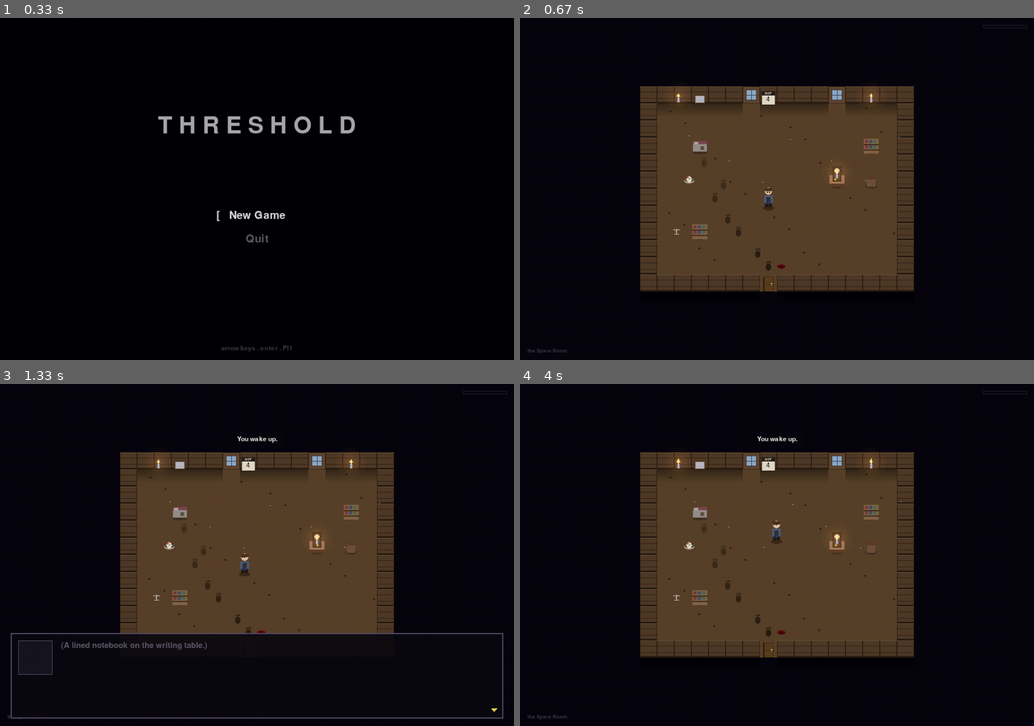
Above: before the commit, frames 1-4 (two rows, left to right).
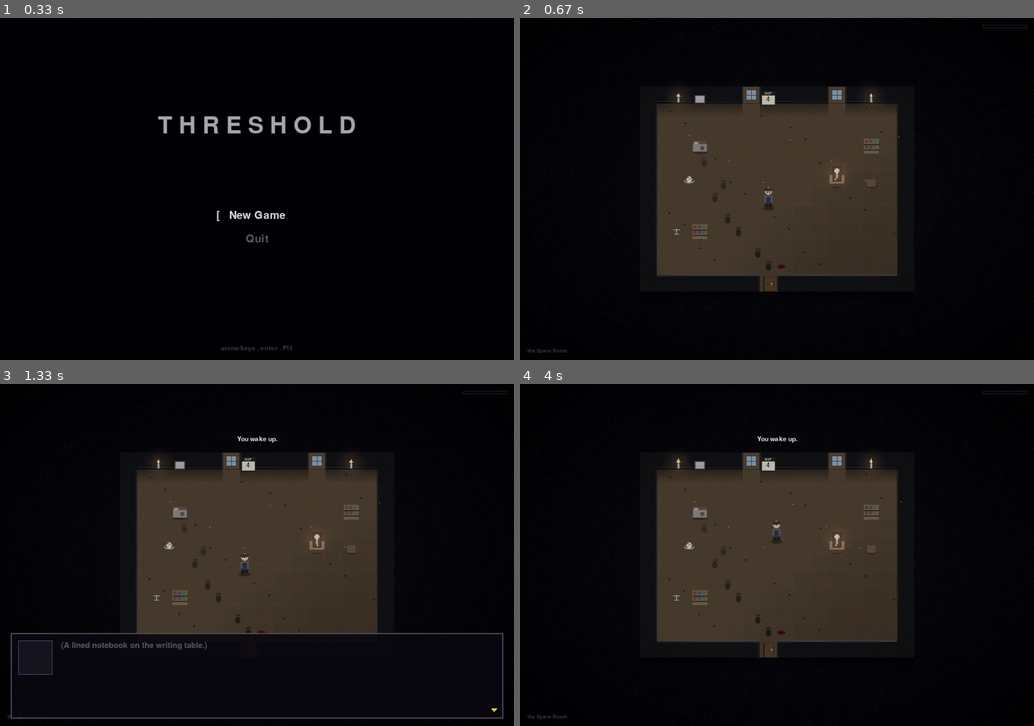
Above: after the commit, the same moments.

Repository: AV-ASU/Threshold
Game: pygame game, started from main.py
The game is run twice, just before and just after one commit, with the same random seed, the same clock (stepped at 60 frames per second) and the same inputs.
Inputs:
- Up to frame 1 (0.33 s): no input
- Up to frame 2 (0.67 s): tap Enter at 0.33 s
- Up to frame 3 (1.33 s): type "ann" at 0.67 s; tap Enter at 1 s; tap Space at 1.22 s
- Up to frame 4 (4 s): type "a" at 1.55 s; tap Enter at 1.68, 2.23 s; type "r" at 2.1 s; hold Up 2.65-3.12 s; hold Right 3.2-3.67 s; tap E at 3.35 s; hold Left from 3.7 s (still down)

Frame 1 is identical in both runs. In frame 2, 11% of the frame differs, in the area x 23-77%, y 20-81%; in frame 3, 8.0%; in frame 4, 11%.

Commit message:
Break the grid: continuous wall mass + whole-frame film grade
Kills the RimWorld/arcade tile-grid look. Walls (#W%&) now render as one
continuous near-black mass via _draw_wall_mass -- no per-tile borders or
grout, lit edges only on faces touching open floor -- so wall runs read
as a single battered surface instead of grey blocks. Terrain rendering
is factored into a shared draw_scene_terrain (Scene.draw + the offline
renderer). Adds apply_grade: a whole-frame pass (partial desaturation,
cool tint, radial vignette, animated film grain) wired into the game's
draw_world before the HUD, fusing the frame into one grimy film image.
Floors get a low-frequency macro-shadow layer and cornstalks are
jittered off the grid so neither reads as identical cells. Smoke passes.

https://claude.ai/code/session_01GnCXFzCMyWzZvE9Lo4WQ4P

Diff:
--- a/scenes/base.py
+++ b/scenes/base.py
@@ -71,6 +71,17 @@
     "tree", "cornstalk", "rock", "bed", "table", "chair",
     "shelf", "stove", "crate", "debris",
 ))
+
+_DARK_TILES = {}
+
+
+def _dark_tile(alpha):
+    s = _DARK_TILES.get(alpha)
+    if s is None:
+        s = pygame.Surface((TILE, TILE), pygame.SRCALPHA)
+        s.fill((0, 0, 0, alpha))
+        _DARK_TILES[alpha] = s
+    return s
 
 
 FLOOR_DEFS = {
@@ -265,17 +276,21 @@
         pygame.draw.circle(surf, (40, 80, 46), (rx + 12, ry + 12), 6)
         pygame.draw.circle(surf, (40, 80, 46), (rx + 20, ry + 14), 5)
     elif kind == "cornstalk":
+        # Per-tile jitter so rows never line up into a clean grid, and
+        # muddier stalk colors to sit in the desaturated palette.
+        rx += ((rx * 13 + ry * 7) % 7) - 3
+        ry += ((rx * 5 + ry * 11) % 5) - 2
         t = pygame.time.get_ticks() / 600.0
         sway = int(math.sin(t + (rx + ry) * 0.07) * 1.5)
         for cx in (8, 16, 24):
-            pygame.draw.line(surf, (96, 110, 50),
+            pygame.draw.line(surf, (78, 86, 46),
                              (rx + cx, ry + 30),
                              (rx + cx + sway, ry + 2), 2)
         for cx, cy in ((6, 6), (12, 10), (22, 6), (26, 12),
                        (10, 18), (20, 20)):
-            pygame.draw.ellipse(surf, (130, 150, 60),
+            pygame.draw.ellipse(surf, (96, 104, 54),
                                 (rx + cx + sway, ry + cy, 8, 4))
-        pygame.draw.ellipse(surf, (180, 160, 70),
+        pygame.draw.ellipse(surf, (150, 134, 68),
                             (rx + 14 + sway, ry + 4, 4, 7))
     elif kind == "rock":
         pygame.draw.circle(surf, (100, 100, 110), (rx + 16, ry + 18), 12)
@@ -617,6 +632,14 @@
             pygame.draw.rect(surf, (66, 44, 28),
                              (rx + (seed * 3 % 22) + 4,
                               ry + (seed * 7 % 22) + 4, 4, 3))
+    # Macro shadow blotches: a low-frequency, world-anchored darkening
+    # that rolls across many tiles at once, so the floor stops reading
+    # as a grid of identical cells. Two cheap sine layers, darken-only.
+    shade = (math.sin(tx * 0.23 + ty * 0.15)
+             + 0.6 * math.sin(tx * 0.09 - ty * 0.19))
+    a = int(max(0.0, -shade) * 30)
+    if a:
+        surf.blit(_dark_tile(min(58, a)), (rx, ry))
 
 
 def is_floor_solid(ch):
@@ -684,6 +707,152 @@
     if label:
         return label
     return scene.key.replace("_", " ").title()
+
+
+# ---- Continuous wall mass (break the tile grid) ----
+# Wall tiles are rendered as one near-black form with lit edges only on
+# faces that touch open floor -- no per-tile borders or grout, so a run
+# of wall stops reading as a row of grey blocks (the RimWorld tell).
+_WALL_CHARS = frozenset("#W%&")
+_WALL_BASE = (19, 18, 23)
+_WALL_FACE = (50, 48, 56)
+_WALL_TOP = (74, 72, 82)
+_WALL_FOOT = (8, 7, 11)
+
+
+def _is_wall(scene, tx, ty):
+    if 0 <= ty < scene.h and 0 <= tx < scene.w:
+        return scene.objects[ty][tx] in _WALL_CHARS
+    return True   # off-map reads as wall so the mass closes at edges
+
+
+def _draw_wall_mass(surf, scene, cam_x, cam_y, x0, y0, x1, y1):
+    for ty in range(y0, y1):
+        for tx in range(x0, x1):
+            if scene.objects[ty][tx] not in _WALL_CHARS:
+                continue
+            rx = tx * TILE - cam_x
+            ry = ty * TILE - cam_y
+            pygame.draw.rect(surf, _WALL_BASE, (rx, ry, TILE, TILE))
+            hsh = (tx * 73856093) ^ (ty * 19349663)
+            if hsh % 5 == 0:                       # pitting / grime
+                pygame.draw.rect(surf, (11, 10, 14),
+                                 (rx + (hsh % (TILE - 6)) + 3,
+                                  ry + ((hsh // 7) % (TILE - 6)) + 3, 3, 2))
+            elif hsh % 9 == 0:                      # hairline crack
+                cx = rx + (hsh % (TILE - 4)) + 2
+                cy = ry + ((hsh // 5) % (TILE - 8)) + 2
+                pygame.draw.line(surf, (30, 28, 35), (cx, cy), (cx, cy + 5), 1)
+            j = (hsh >> 3) & 1     # 1px edge jitter -> hand-drawn wobble
+            if not _is_wall(scene, tx, ty - 1):     # room above: lit cap
+                pygame.draw.rect(surf, _WALL_TOP, (rx, ry, TILE, 2))
+                pygame.draw.line(surf, _WALL_FACE, (rx, ry + 2 + j),
+                                 (rx + TILE, ry + 2 + j), 1)
+            if not _is_wall(scene, tx, ty + 1):     # room below: foot shadow
+                pygame.draw.rect(surf, _WALL_FOOT, (rx, ry + TILE - 2, TILE, 2))
+                pygame.draw.line(surf, _WALL_FACE, (rx, ry + TILE - 3 - j),
+                                 (rx + TILE, ry + TILE - 3 - j), 1)
+            if not _is_wall(scene, tx - 1, ty):
+                pygame.draw.line(surf, _WALL_FACE, (rx + j, ry),
+                                 (rx + j, ry + TILE), 1)
+            if not _is_wall(scene, tx + 1, ty):
+                pygame.draw.line(surf, _WALL_FACE, (rx + TILE - 1 - j, ry),
+                                 (rx + TILE - 1 - j, ry + TILE), 1)
+
+
+def draw_scene_terrain(surf, scene, cam_x, cam_y, x0, y0, x1, y1):
+    """Floor -> wall-cast shadows -> continuous wall mass -> non-wall
+    objects, for a tile window. Shared by Scene.draw (camera window) and
+    the offline full-map renderer."""
+    for ty in range(y0, y1):
+        for tx in range(x0, x1):
+            draw_floor(surf, scene.floor[ty][tx],
+                       tx * TILE - cam_x, ty * TILE - cam_y, tx, ty)
+    strip = _wall_shadow_strip()
+    for ty in range(y0, y1):
+        for tx in range(x0, x1):
+            if scene.objects[ty][tx] in _SHADOW_CASTERS:
+                surf.blit(strip, (tx * TILE - cam_x,
+                                  (ty + 1) * TILE - cam_y))
+    _draw_wall_mass(surf, scene, cam_x, cam_y, x0, y0, x1, y1)
+    for ty in range(y0, y1):
+        for tx in range(x0, x1):
+            ch = scene.objects[ty][tx]
+            if ch == "." or ch in _WALL_CHARS:
+                continue
+            draw_object(surf, ch, tx * TILE - cam_x, ty * TILE - cam_y)
+
+
+# ---- Screen-space film grade (grain + vignette + desaturate + tint) ----
+# A whole-frame pass that fuses the image into one grimy film look --
+# the thing hand-recoloring tiles can't do. Applied to the finished
+# frame by the game each draw, and by the offline renderer.
+_GRAIN_TILE = None
+_VIGNETTE_CACHE = {}
+_GRADE_TINT = (16, 20, 22)
+
+
+def _grain_tile():
+    global _GRAIN_TILE
+    if _GRAIN_TILE is None:
+        size = 256
+        g = pygame.Surface((size, size), pygame.SRCALPHA)
+        rng = random.Random(99)
+        for _ in range((size * size) // 5):
+            gx = rng.randint(0, size - 1)
+            gy = rng.randint(0, size - 1)
+            v = rng.randint(0, 255)
+            if v < 128:
+                g.set_at((gx, gy), (0, 0, 0, 18 if v < 40 else 9))
+            else:
+                g.set_at((gx, gy), (255, 255, 255, 13 if v > 220 else 6))
+        _GRAIN_TILE = g
+    return _GRAIN_TILE
+
+
+def _vignette(w, h):
+    v = _VIGNETTE_CACHE.get((w, h))
+    if v is None:
+        base = 192
+        s = pygame.Surface((base, base), pygame.SRCALPHA)
+        cx = cy = base / 2.0
+        maxd = (cx * cx + cy * cy) ** 0.5
+        for yy in range(base):
+            for xx in range(base):
+                d = (((xx - cx) ** 2 + (yy - cy) ** 2) ** 0.5) / maxd
+                a = int(max(0.0, d - 0.44) / 0.56 * 140)
+                if a:
+                    s.set_at((xx, yy), (0, 0, 0, min(140, a)))
+        v = pygame.transform.smoothscale(s, (w, h))
+        _VIGNETTE_CACHE[(w, h)] = v
+    return v
+
+
+def apply_grade(surf, t=0.0, desat=82):
+    """Grade a finished frame in place: partial desaturation, a cool
+    tint, a radial vignette, and animated film grain."""
+    w, h = surf.get_size()
+    try:
+        grey = pygame.transform.grayscale(surf)
+        grey.set_alpha(desat)
+        surf.blit(grey, (0, 0))
+    except Exception:
+        pass
+    tint = pygame.Surface((w, h), pygame.SRCALPHA)
+    tint.fill((_GRADE_TINT[0], _GRADE_TINT[1], _GRADE_TINT[2], 38))
+    surf.blit(tint, (0, 0))
+    surf.blit(_vignette(w, h), (0, 0))
+    g = _grain_tile()
+    gw, gh = g.get_size()
+    ox = int(t * 41) % gw
+    oy = int(t * 67) % gh
+    yy = -oy
+    while yy < h:
+        xx = -ox
+        while xx < w:
+            surf.blit(g, (xx, yy))
+            xx += gw
+        yy += gh
 
 
 class Scene:
@@ -813,29 +982,7 @@
         y0 = max(0, int(cam_y // TILE) - 1)
         x1 = min(self.w, int((cam_x + SCREEN_W) // TILE) + 2)
         y1 = min(self.h, int((cam_y + SCREEN_H) // TILE) + 2)
-        for ty in range(y0, y1):
-            for tx in range(x0, x1):
-                ch = self.floor[ty][tx]
-                rx = tx * TILE - cam_x
-                ry = ty * TILE - cam_y
-                draw_floor(surf, ch, rx, ry, tx, ty)
-        # Wall-cast shadows: every tall tile throws a soft shadow onto
-        # the floor tile to its south, faking height + grounding the
-        # walls. Drawn between floor and objects so the shadow lands on
-        # the floor but is covered where the southern tile is also a wall.
-        strip = _wall_shadow_strip()
-        for ty in range(y0, y1):
-            for tx in range(x0, x1):
-                if self.objects[ty][tx] in _SHADOW_CASTERS:
-                    surf.blit(strip, (tx * TILE - cam_x,
-                                      (ty + 1) * TILE - cam_y))
-        for ty in range(y0, y1):
-            for tx in range(x0, x1):
-                ch = self.objects[ty][tx]
-                if ch == ".": continue
-                rx = tx * TILE - cam_x
-                ry = ty * TILE - cam_y
-                draw_object(surf, ch, rx, ry)
+        draw_scene_terrain(surf, self, cam_x, cam_y, x0, y0, x1, y1)
         for d in self.decorations:
             d.draw(surf, cam_x, cam_y)
 
--- a/systems/game.py
+++ b/systems/game.py
@@ -2464,6 +2464,11 @@
         self._draw_outdoor_vignette()
         self._draw_apex_overlay()
         self._draw_hidden_overlay()
+        # Film grade over the whole world layer (desaturate, cool tint,
+        # vignette, animated grain) -- fuses the frame into one grimy
+        # image. Applied before the HUD so UI text stays crisp.
+        from scenes.base import apply_grade
+        apply_grade(self.screen, pygame.time.get_ticks() / 1000.0)
         self._draw_interact_prompt()
         self._draw_hud()
         self.dialog.draw(self.screen)
Not shown, changed: NARRATIVE.md
